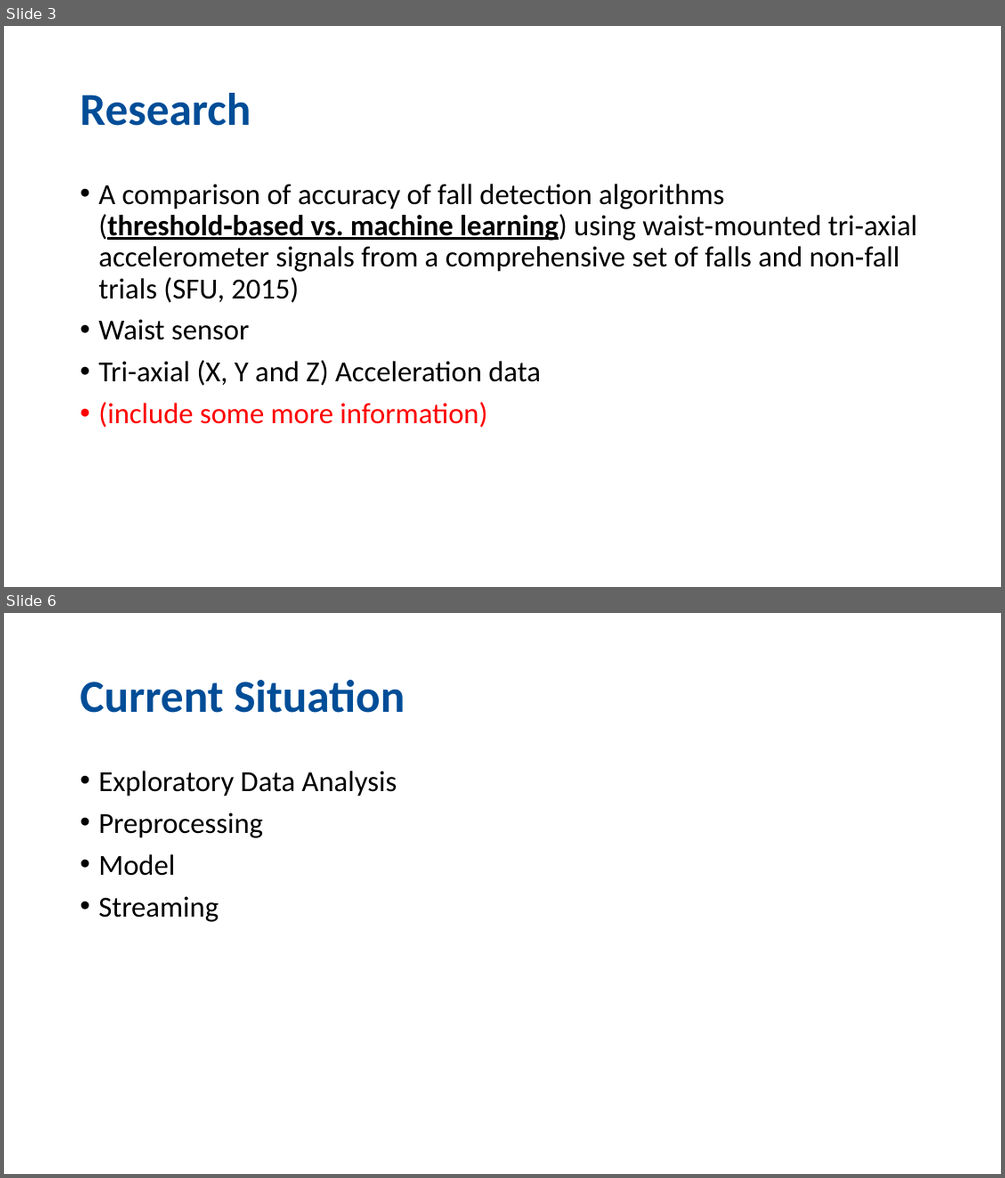
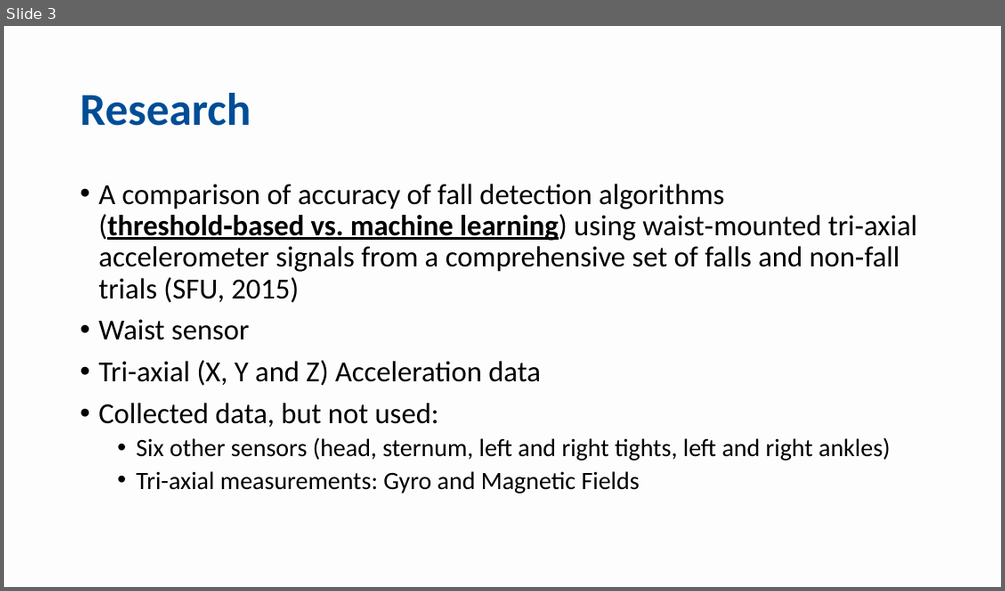
Before and after one commit to mdrmuhaimin/BigData2, a slide deck: docs/FallDetection.pptx. Shown one above the other, each under a label of ours: slides 3 and 6 before the commit, slide 3 after it; the slides between them are not shown. The pictures are 1005x1178 and 1005x591 pixels, drawn with LibreOffice and Linux fonts; fonts in the diff are those of the drawing. Boxes give left, top, right and bottom in pixels: in the first picture for what was removed or moved away, otherwise in the second. Text is boxed around its words. In the diff, an @@ line names an element or a change of style, - is before the commit and + after.

```diff
--- a/docs/FallDetection.pptx
+++ b/docs/FallDetection.pptx
@@ slide 6 removed at (4, 613, 1001, 1174), background #FFFFFF @@
@@ title removed at (80, 680, 404, 713) @@
-Current Situation
@@ text removed at (98, 771, 397, 922) @@
-• Exploratory Data Analysis
-• Preprocessing
-• Model
-• Streaming
@@ slide 3 changed as well @@
@@ background #FFFFFF to #FDFDFD @@
@@ text at (98, 402, 890, 493): text changed; size 28 to 24 pt; text colour #FF0000 to #000000 @@
-• (include some more information)
+• Collected data, but not used:
+  • Six other sensors (head, sternum, left and right tights, left and right ankles)
+  • Tri-axial measurements: Gyro and Magnetic Fields
```
Also in this commit, not shown: 3 other slides changed, 2 slides added, 2 other slides removed.
